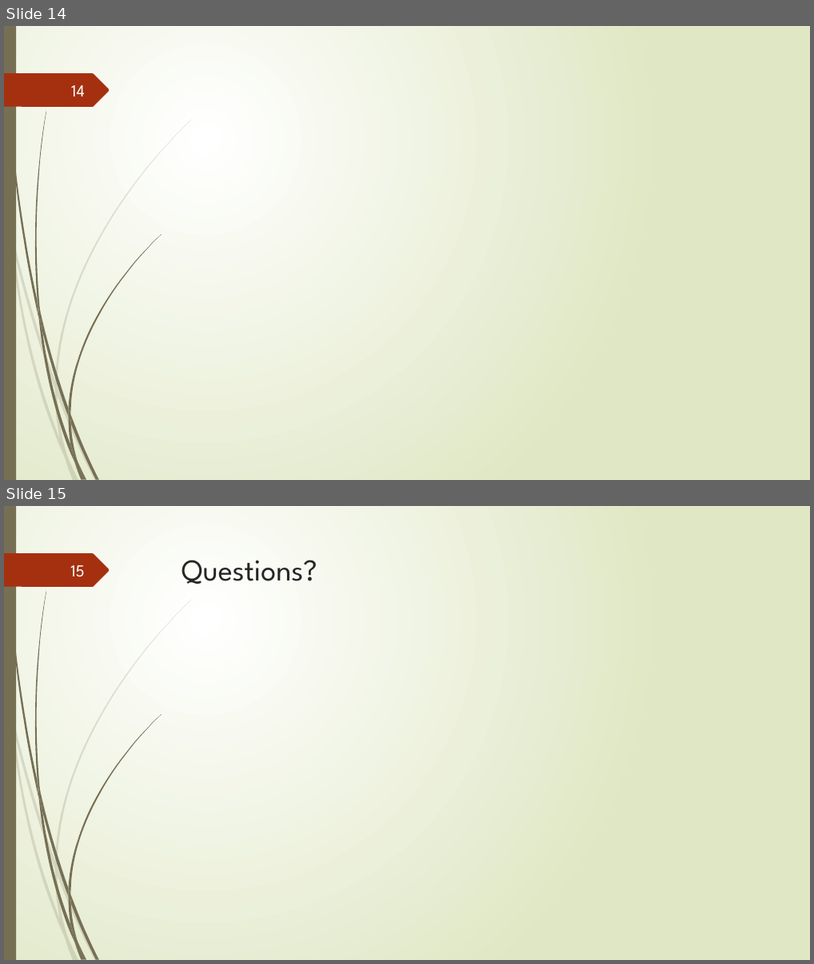
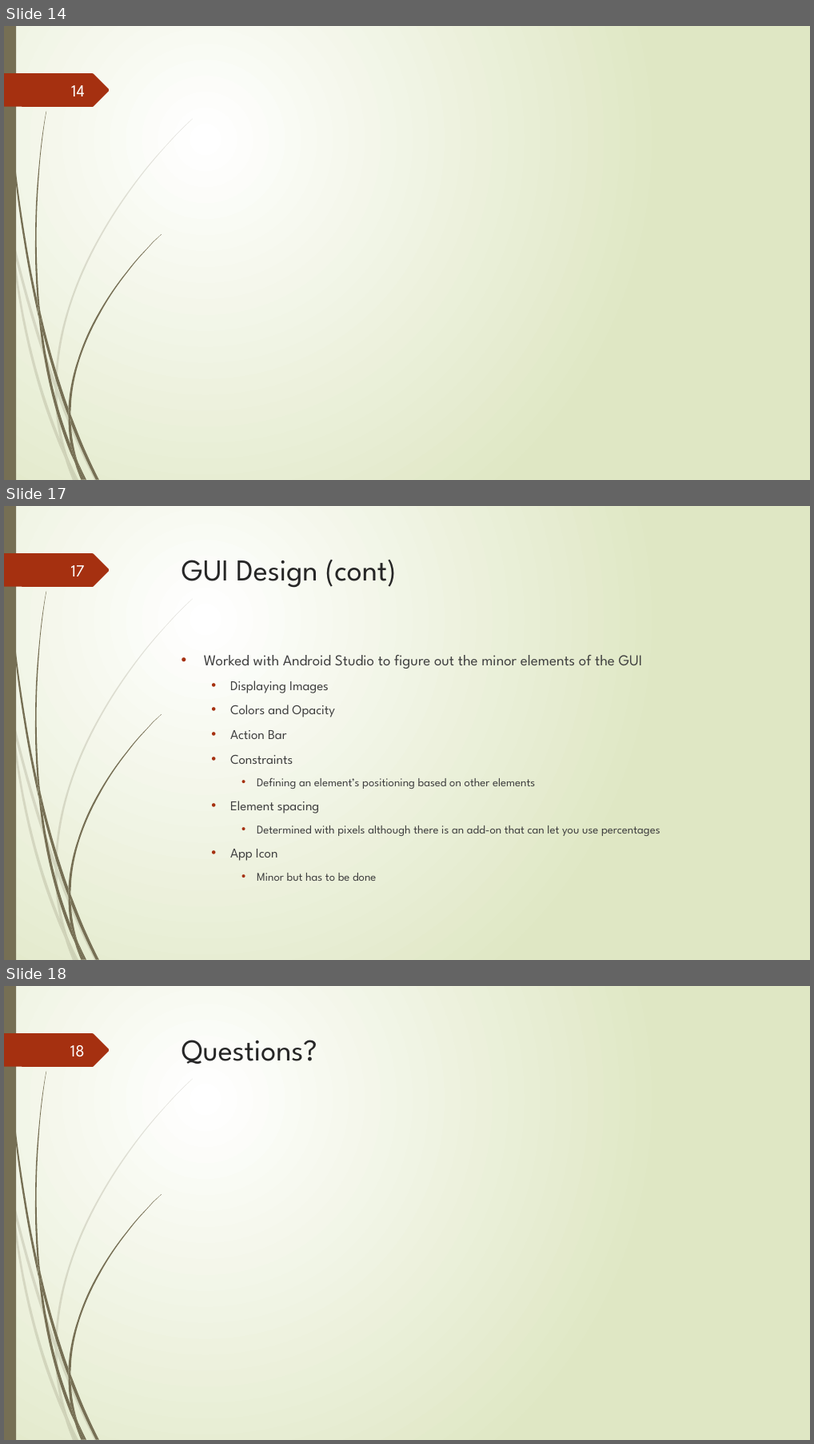
Before and after one commit to junmin-yee/Landmarked, a slide deck: Presentations/Sprint01 ReviewMeeting.pptx. Shown one above the other, each under a label of ours: slides 14 and 15 before the commit, slides 14, 17 and 18 after it; the slides between them are not shown. The pictures are 814x964 and 814x1444 pixels, drawn with LibreOffice and Linux fonts; fonts in the diff are those of the drawing; background and template pictures are left out. Boxes give left, top, right and bottom in pixels: in the first picture for what was removed or moved away, otherwise in the second. Text is boxed around its words. In the diff, an @@ line names an element or a change of style, - is before the commit and + after.

Commit message:
Update Sprint01 ReviewMeeting.pptx
Added portions to the GUI section.
Wondering if we should add our original GUI elements?

```diff
--- a/Presentations/Sprint01 ReviewMeeting.pptx
+++ b/Presentations/Sprint01 ReviewMeeting.pptx
@@ slide 17 added at box(4, 506, 810, 960), background gradient #FFFFFF to #DFE8C4; not listed: 24 template elements that a slide beside it also shows @@
@@ page number added at box(71, 565, 85, 576), 20 pt, text #FEFFFF @@
+17
@@ title added at box(182, 560, 397, 588), 36 pt, text #262626 @@
+GUI Design (cont)
@@ text added at box(204, 655, 661, 880), 14 pt, text #404040 @@
+• Worked with Android Studio to figure out the minor elements of the GUI
+  • Displaying Images
+  • Colors and Opacity
+  • Action Bar
+  • Constraints
+    • Defining an element’s positioning based on other elements
+  • Element spacing
+    • Determined with pixels although there is an add-on that can let you use percentages
+  • App Icon
+    • Minor but has to be done
@@ what was slide 15 is now slide 18 @@
@@ page number at box(70, 1045, 85, 1057): text changed @@
-15
+18
```
Also in this commit, not shown: 2 other slides added.
